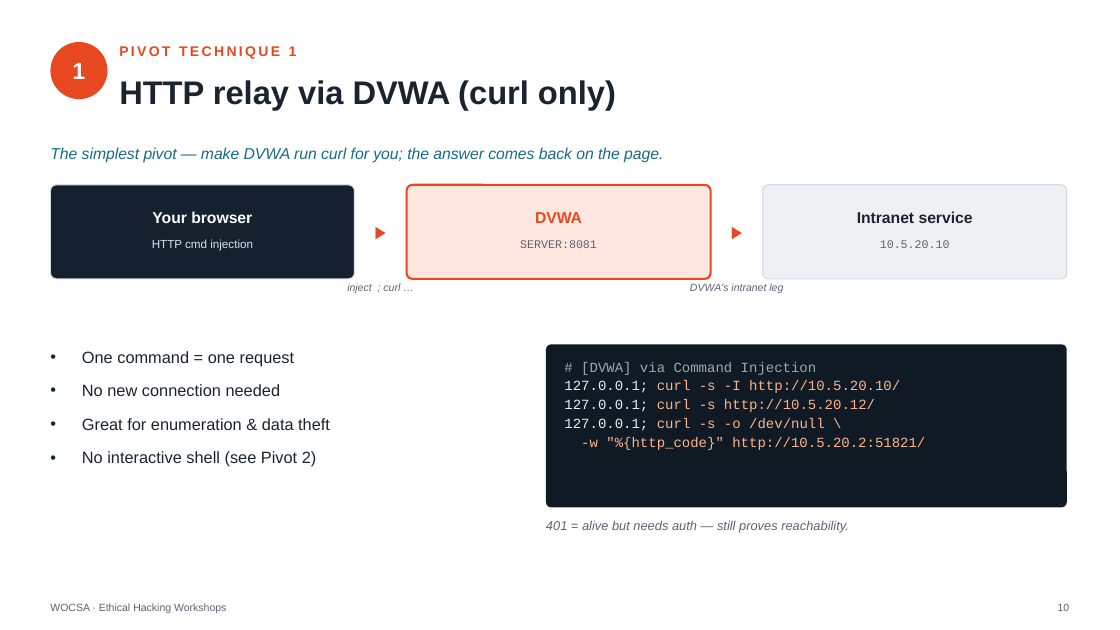
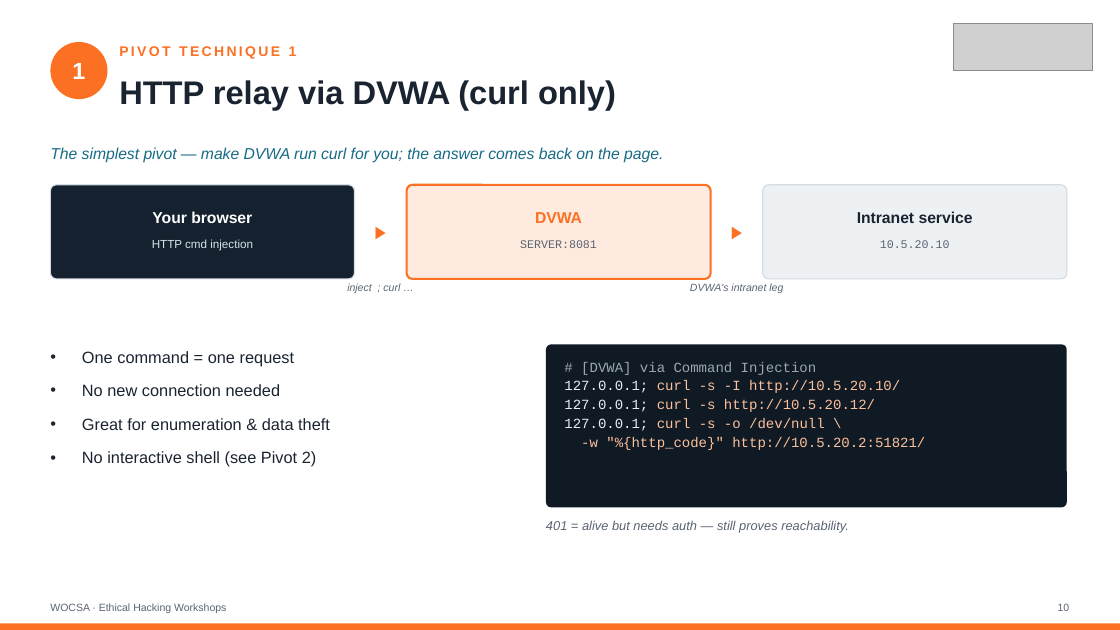
Before and after one commit to wocsa/WOCSA_Ethical_Hacking_Workshop, a slide deck: slide 10 of Network/Pivoting/WOCSA-Diapo_Pivoting_Lateral_Movement.pptx. Drawn at 1120x630 pixels with LibreOffice and Linux fonts; fonts in the diff are those of the drawing; grey boxes stand for pictures. Boxes give left, top, right and bottom in pixels: in the first picture for what was removed or moved away, otherwise in the second. Text is boxed around its words. In the diff, an @@ line names an element or a change of style, - is before the commit and + after.

```diff
--- a/Network/Pivoting/WOCSA-Diapo_Pivoting_Lateral_Movement.pptx
+++ b/Network/Pivoting/WOCSA-Diapo_Pivoting_Lateral_Movement.pptx
@@ picture added at (954,24,1092,70) @@
@@ ellipse at (50,42,108,99): fill #E8481F to #FB7023 @@
@@ rounded rectangle at (407,185,711,279): fill #FDE7DF to #FEEADF; outline #E8481F 1.75 pt to #FB7023 1.75 pt @@
@@ text colour #E8481F to #FB7023 in 4 elements at (535,212,582,223), (119,46,297,59), (355,185,407,279), (711,185,763,279) @@
@@ text at (564,380,925,450): text colour #FFB38A to #FDC09C in "curl -s -I http://10.5.20.10/", "curl -s http://10.5.20.12/", "curl -s -o /dev/null \", "-w "%{http_code}" http://10.5.20.2:51821/" @@
@@ rectangle added at (0,623,1120,630), fill #FB7023 @@
```
Also in this commit, not shown: 16 other slides changed, 1 slide added, 1 other file.
